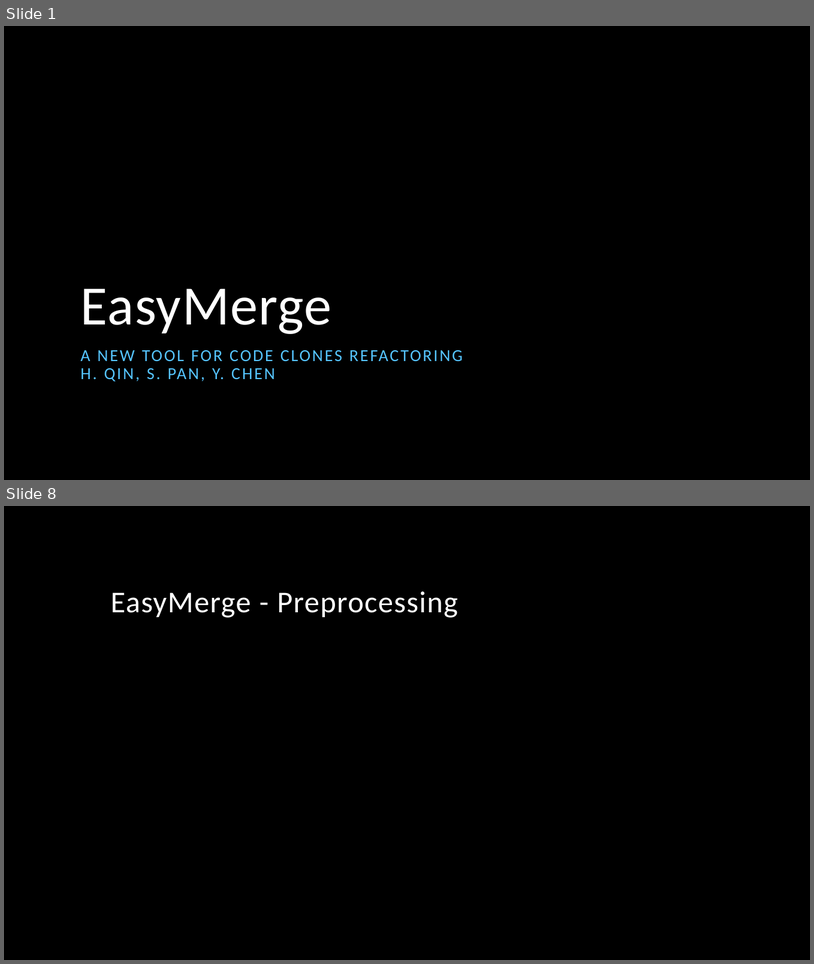
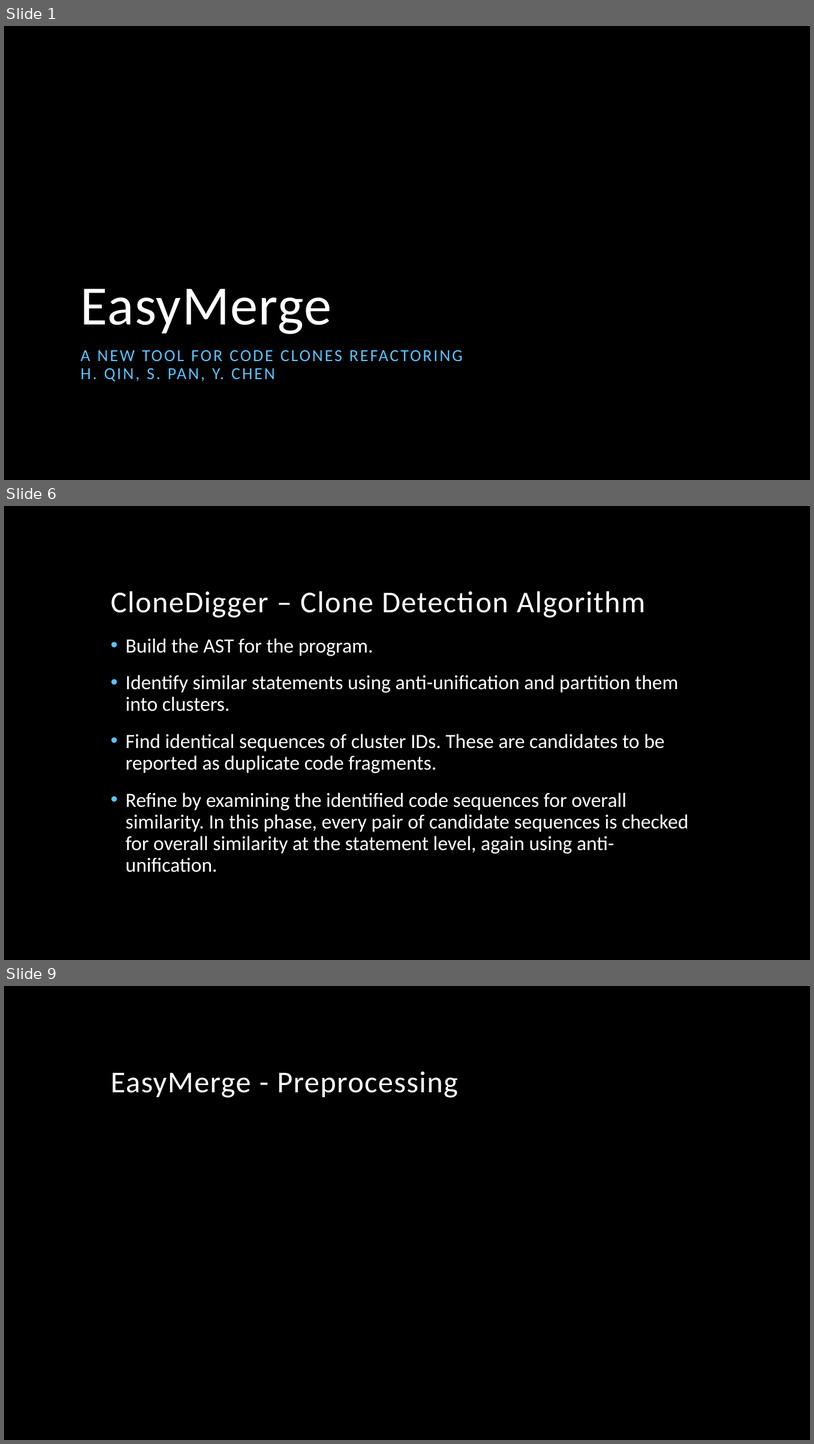
Before and after one commit to h2oloopan/easymerge, a slide deck: EasyMerge.pptx. Shown one above the other, each under a label of ours: slides 1 and 8 before the commit, slides 1, 6 and 9 after it; the slides between them are not shown. The pictures are 814x964 and 814x1444 pixels, drawn with LibreOffice and Linux fonts; fonts in the diff are those of the drawing; background and template pictures are left out. Boxes give left, top, right and bottom in pixels: in the first picture for what was removed or moved away, otherwise in the second. Text is boxed around its words. In the diff, an @@ line names an element or a change of style, - is before the commit and + after.

```diff
--- a/EasyMerge.pptx
+++ b/EasyMerge.pptx
@@ slide 6 added at (x1=4, y1=506, x2=810, y2=960), background picture (left out) @@
@@ title added at (x1=111, y1=591, x2=645, y2=618), 36 pt, text #FFFFFF @@
+CloneDigger – Clone Detection Algorithm
@@ text added at (x1=126, y1=638, x2=689, y2=872), 24 pt, text #FFFFFF @@
+• Build the AST for the program.
+• Identify similar statements using anti-unification and partition them into clusters.
+• Find identical sequences of cluster IDs. These are candidates to be reported as duplicate code fragments.
+• Refine by examining the identified code sequences for overall similarity. In this phase, every pair of candidate sequences is checked for overall similarity at the statement level, again using anti-unification.
@@ what was slide 8 is now slide 9 @@
```
Also in this commit, not shown: 3 slides changed, 3 other slides added, 3 slides removed, 4 other files.
